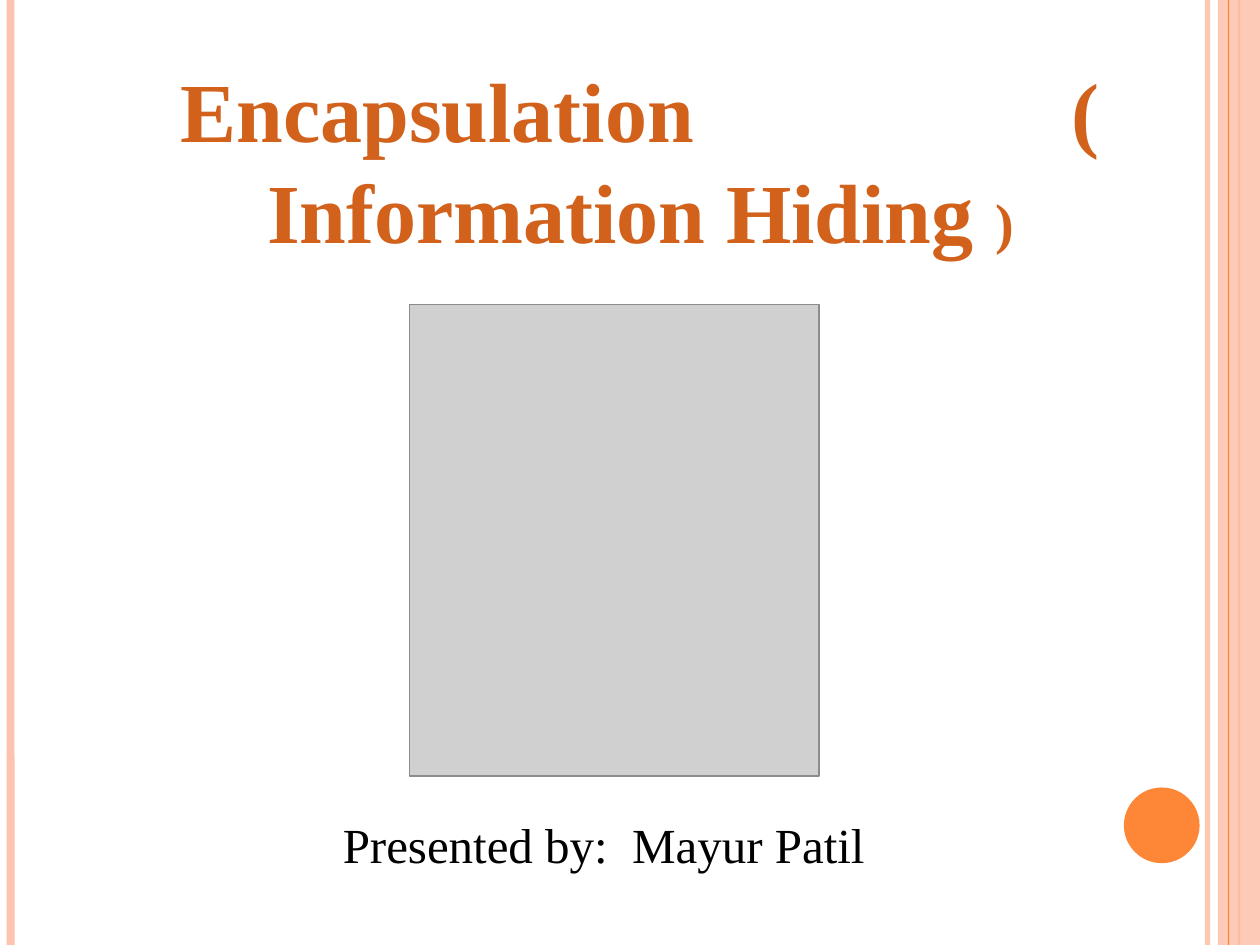
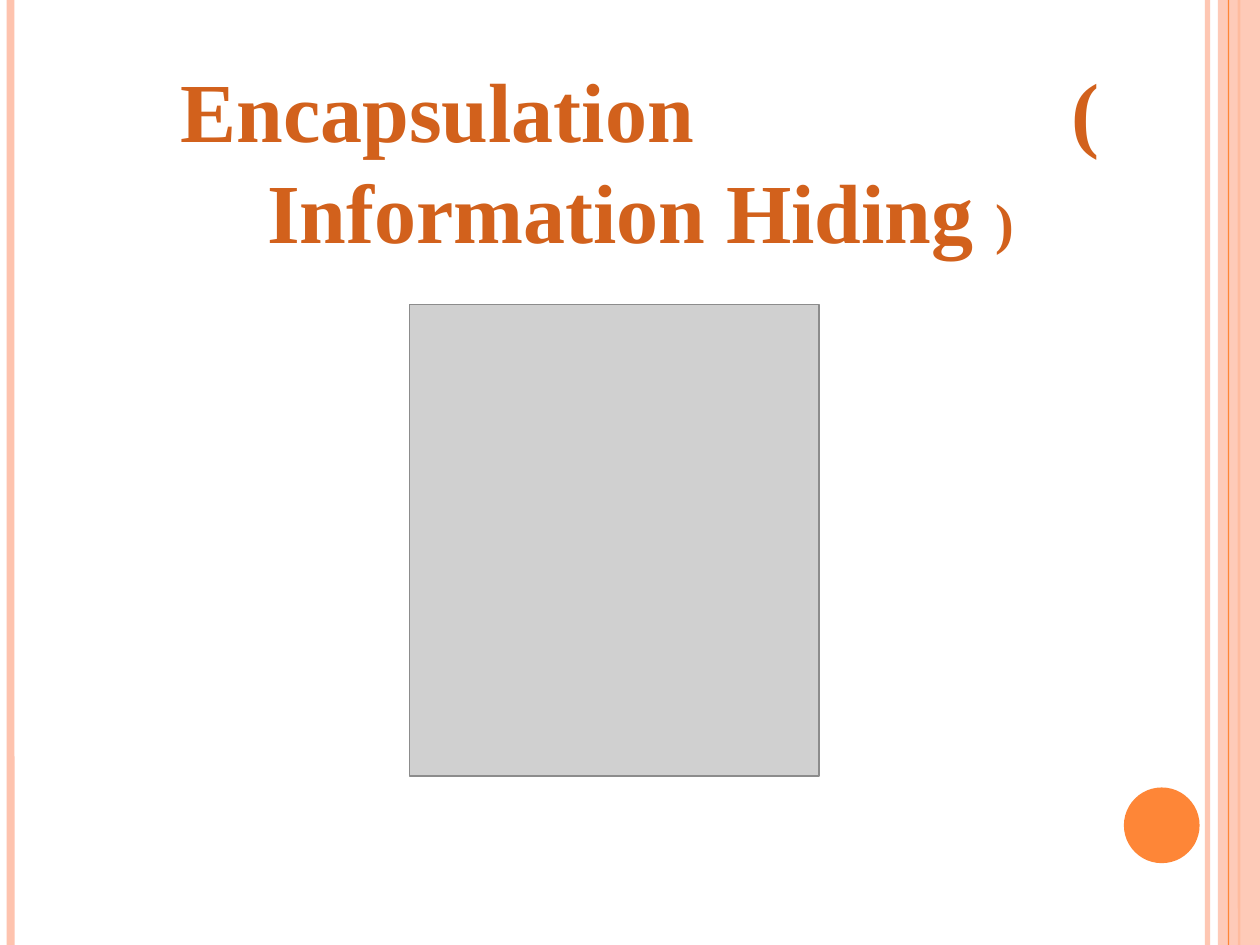
Before and after one commit to badriprem/C-PPT, a slide deck: slide 1 of Encapsulation.ppt. Drawn at 1260x945 pixels with LibreOffice and Linux fonts; fonts in the diff are those of the drawing; grey boxes stand for pictures. Boxes give left, top, right and bottom in pixels: in the first picture for what was removed or moved away, otherwise in the second. Text is boxed around its words. In the diff, an @@ line names an element or a change of style, - is before the commit and + after.

```diff
--- a/Encapsulation.ppt
+++ b/Encapsulation.ppt
@@ text removed at (343, 829, 865, 873) @@
-Presented by: Mayur Patil
```
Also in this commit, not shown: 24 other files.
